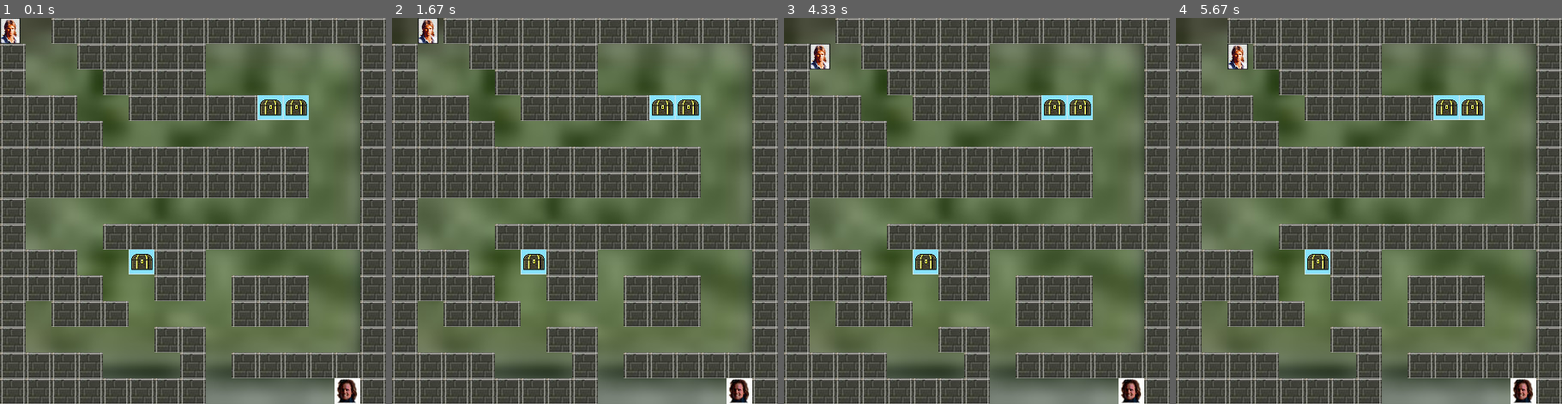
Above: before the commit, frames 1-4 (left to right).
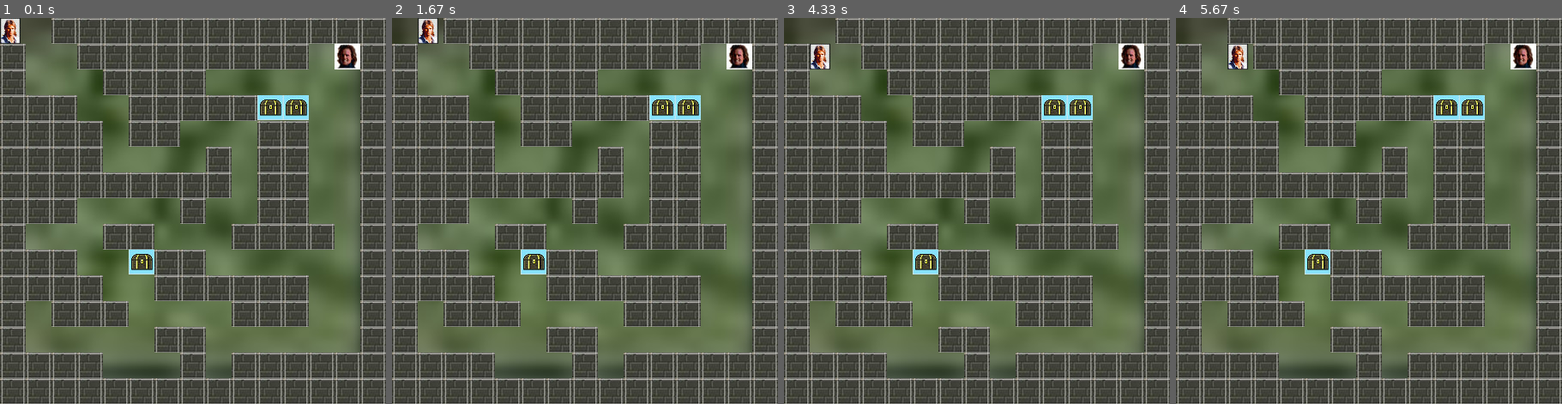
Above: after the commit, the same moments.

Repository: FxTom/MaclabPygame
Game: pygame game, started from Maclab.py
Same seed, same stepped clock (60 frames per second), same inputs: the game is played once before the commit and once after it.
Inputs:
- Up to frame 1 (0.1 s): no input
- Up to frame 2 (1.67 s): hold Right 0.33-0.8 s
- Up to frame 3 (4.33 s): hold Left 1.67-2.2 s; hold Down 2.23-2.53 s; hold Right 3.4-4.03 s; hold Down from 4.07 s (still down)
- Up to frame 4 (5.67 s): release Down at 4.43 s; hold Right 4.97-5.43 s; hold Up from 5.47 s (still down)

The runs differ from the first frame. In frame 1, 12% of the frame differs, in the area x 6-94%, y 6-100%; in frame 2, 12%; in frame 3, 12%; in frame 4, 12%.

Commit message:
create a new level, rejust the code and create a folder level

Diff:
--- a/Maclab.py
+++ b/Maclab.py
@@ -15,7 +15,7 @@
 
 pygame.time.Clock().tick(30)
 #load the labyrinth
-level = Labyrinth("level1.txt")
+level = Labyrinth(levels)
 level.load_lab()
 level.display_lab(window)
 #load the picture
--- a/constante.py
+++ b/constante.py
@@ -1,6 +1,10 @@
+import random
+
 lenght_sprite = 30
 nb_of_case = 15
 lenght_window = nb_of_case * lenght_sprite
 it1 = 0
 it2 = 0
 it3 = 0
+level_rand = ["level/level1.txt","level/level2.txt"]
+levels = random.choice(level_rand)
--- /dev/null
+++ b/level/level2.txt
@@ -0,0 +1,15 @@
+xx+++++++++++++
++xx+++++++++xO+
++xxx++++xxxxxx+
++++xx+++++xxxx+
+++++x++xxx++xx+
+++++xxxx+x++xx+
++++++++++x++xx+
++++xxxx+xx++xx+
++xxx++xxx++++x+
++++xxx++xxxxxx+
+++++xx++++++xx+
++x+++xxxx+++xx+
++xxxxx++xxxxxx+
+++++xxx+x++++++
++++++++++++++++
Renamed: level1.txt -> level/level1.txt
